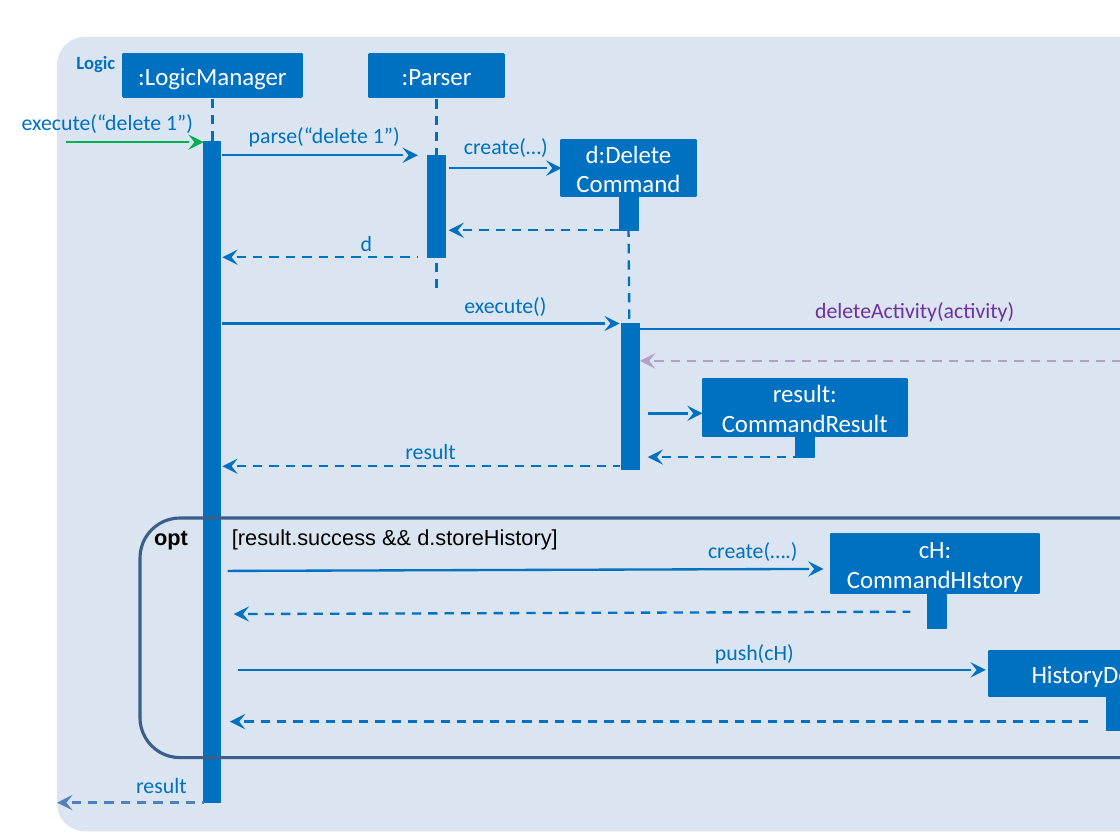
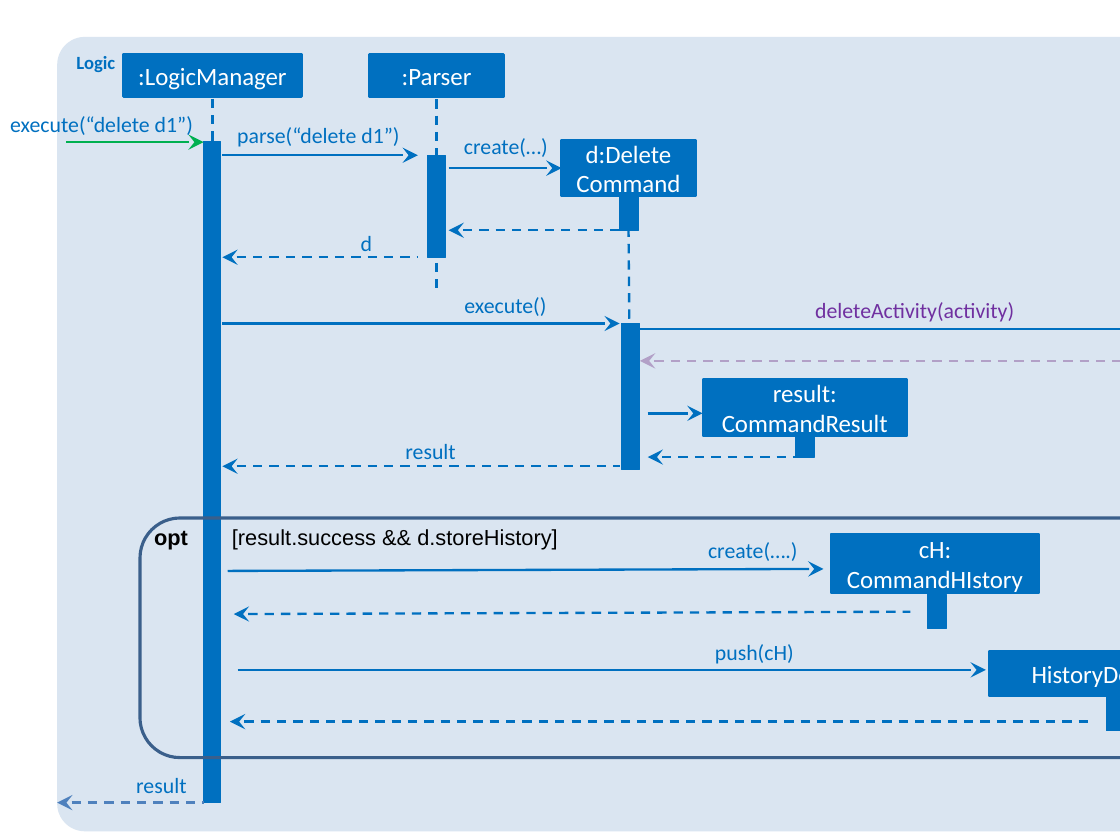
Before and after one commit to CS2103AUG2016-W10-C1/addressbook-level4, a slide deck: slide 2 of docs/diagrams/newLogicDiagrams.pptx. Drawn at 1120x840 pixels with LibreOffice and Linux fonts; fonts in the diff are those of the drawing. Boxes give left, top, right and bottom in pixels: in the first picture for what was removed or moved away, otherwise in the second. Text is boxed around its words. In the diff, an @@ line names an element or a change of style, - is before the commit and + after.

```diff
--- a/docs/diagrams/newLogicDiagrams.pptx
+++ b/docs/diagrams/newLogicDiagrams.pptx
@@ text at (10, 116, 193, 139): text changed @@
-execute(“delete 1”)
+execute(“delete d1”)
@@ text at (237, 127, 399, 147): text changed @@
-parse(“delete 1”)
+parse(“delete d1”)
```
Also in this commit, not shown: 1 other file.
